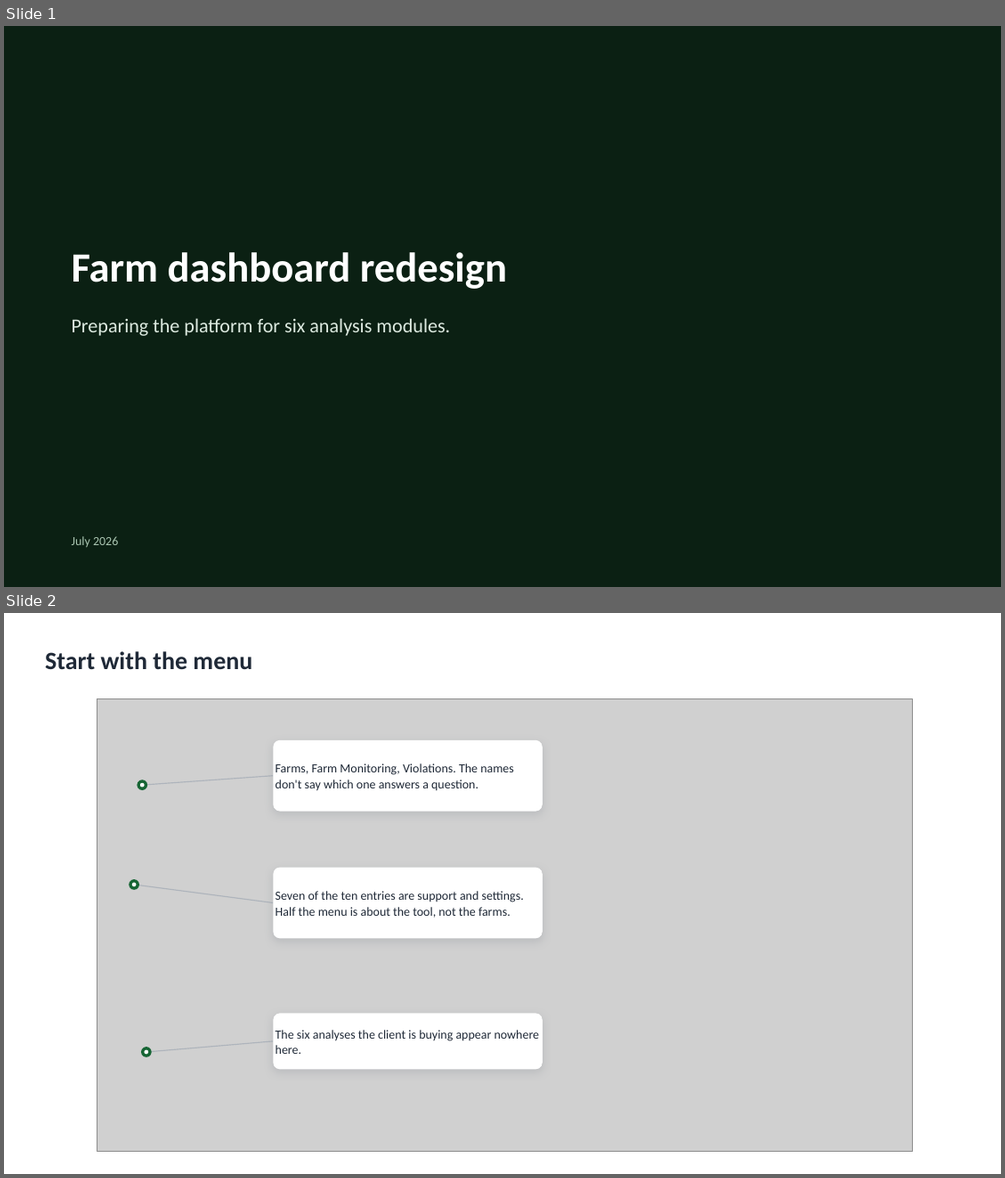
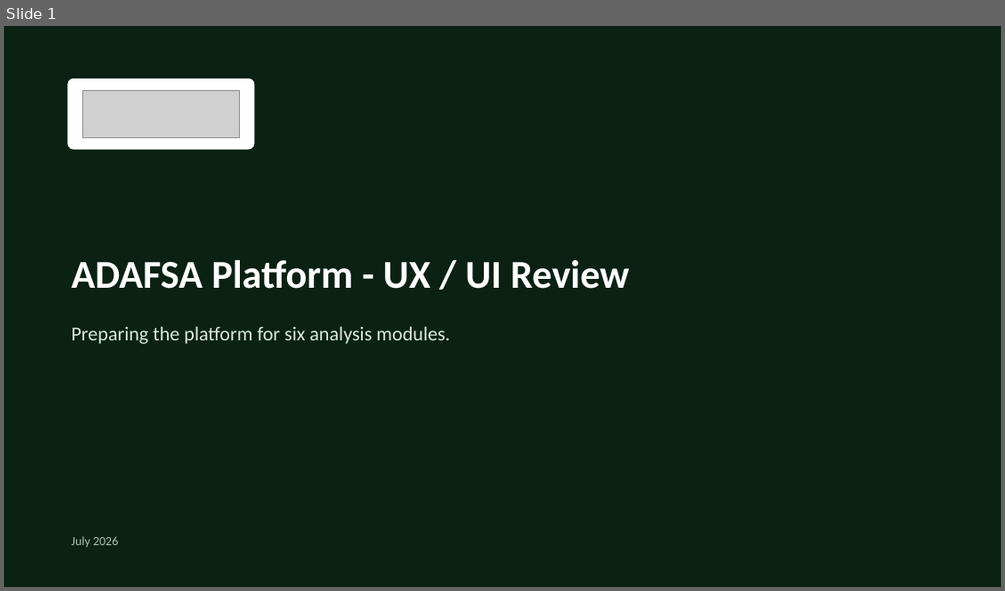
Before and after one commit to romainbigare/adafsa-mockup, a slide deck: presentation/adafsa-redesign-draft.pptx. Shown one above the other, each under a label of ours: slides 1 and 2 before the commit, slide 1 after it. The pictures are 1005x1178 and 1005x591 pixels, drawn with LibreOffice and Linux fonts; fonts in the diff are those of the drawing; grey boxes stand for pictures; background and template pictures are left out. Boxes give left, top, right and bottom in pixels: in the first picture for what was removed or moved away, otherwise in the second. Text is boxed around its words. In the diff, an @@ line names an element or a change of style, - is before the commit and + after.

```diff
--- a/presentation/adafsa-redesign-draft.pptx
+++ b/presentation/adafsa-redesign-draft.pptx
@@ slide 2 removed at (4,613,1001,1174), background #FFFFFF @@
@@ text removed at (45,651,252,670) @@
-Start with the menu
@@ picture removed at (97,699,913,1151) @@
@@ rounded rectangle removed at (273,740,542,811) @@
-Farms, Farm Monitoring, Violations. The names don't say which one answers a question.
@@ ellipse removed at (138,779,147,790) @@
@@ ellipse removed at (140,783,145,787) @@
@@ line removed from (273, 775) to (142, 785) @@
@@ ellipse removed at (129,879,139,890) @@
@@ rounded rectangle removed at (273,868,542,938) @@
-Seven of the ten entries are support and settings. Half the menu is about the tool, not the farms.
@@ ellipse removed at (132,882,137,887) @@
@@ line removed from (273, 903) to (134, 884) @@
@@ rounded rectangle removed at (273,1013,542,1070) @@
-The six analyses the client is buying appear nowhere here.
@@ ellipse removed at (141,1046,152,1057) @@
@@ ellipse removed at (145,1050,149,1054) @@
@@ line removed from (273, 1041) to (146, 1052) @@
@@ slide 1 changed as well @@
@@ rectangle at (4,26,1001,587): fill #0B1F12 at 84% opacity to #0B1F12 at 78% opacity @@
@@ rounded rectangle added at (67,79,254,150), fill #FFFFFF @@
@@ picture added at (82,90,240,137) @@
@@ text removed at (72,252,507,289) @@
-Farm dashboard redesign
@@ text added at (72,260,629,289), 38 pt, text #FFFFFF, bold @@
+ADAFSA Platform - UX / UI Review
@@ text "Preparing the platform for six ...": place and size @@
-text "Preparing the platform for six ..." at (72,318,450,336)
+text "Preparing the platform for six ..." at (72,326,450,344)
```
Also in this commit, not shown: 2 other slides changed, 12 slides added, 8 other slides removed, 17 other files.
